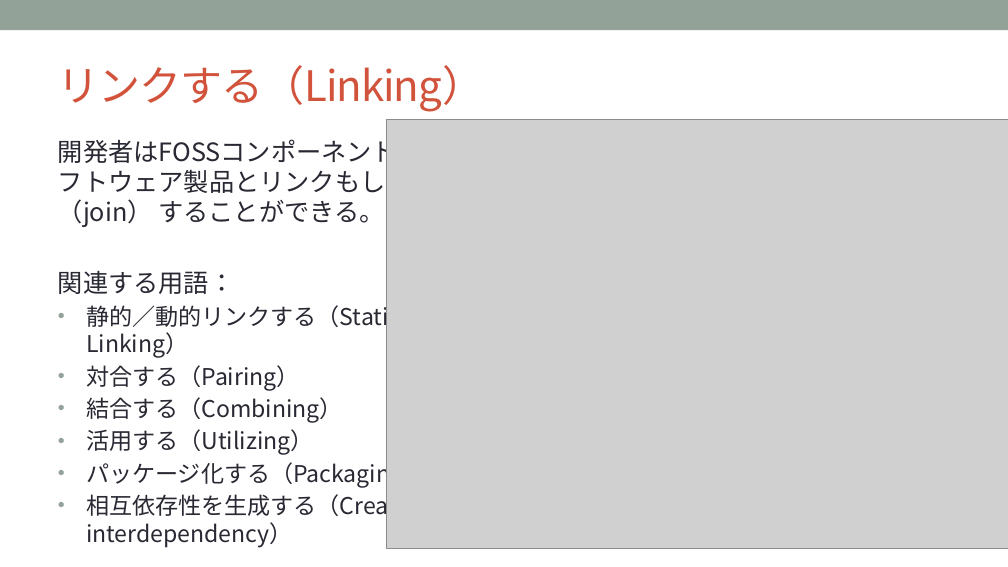
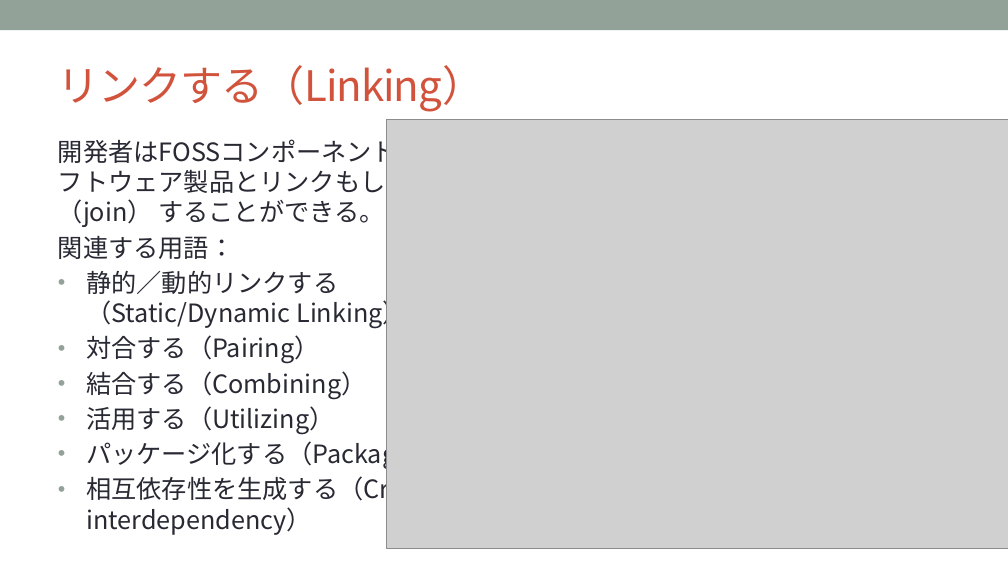
Before and after one commit to OpenChain-Project/Curriculum-Translation-JP, a slide deck: slide 37 of REVIEW/Version_for_v1.1/openchain-curriculum-for-1-1_JP_review_tani.pptx (slide 38 before the commit). Drawn at 1008x567 pixels with LibreOffice and Linux fonts; fonts in the diff are those of the drawing; grey boxes stand for pictures; background and template pictures are left out. Boxes give left, top, right and bottom in pixels: in the first picture for what was removed or moved away, otherwise in the second. Text is boxed around its words. In the diff, an @@ line names an element or a change of style, - is before the commit and + after.

```diff
--- a/REVIEW/Version_for_v1.1/openchain-curriculum-for-1-1_JP_review_tani.pptx
+++ b/REVIEW/Version_for_v1.1/openchain-curriculum-for-1-1_JP_review_tani.pptx
@@ text at (x1=86, y1=271, x2=408, y2=329): text changed; size 22 to 24 pt @@
-• 静的／動的リンクする（Static/Dynamic Linking）
+• 静的／動的リンクする
+  （Static/Dynamic Linking）
@@ text at (x1=86, y1=335, x2=462, y2=535): size 22 to 24 pt in "対合する（Pairing）", "結合する（Combining）", "活用する（Utilizing）", "パッケージ化する（Packaging）" and 1 more places @@
```
Also in this commit, not shown: 46 other slides changed, 2 slides removed.
